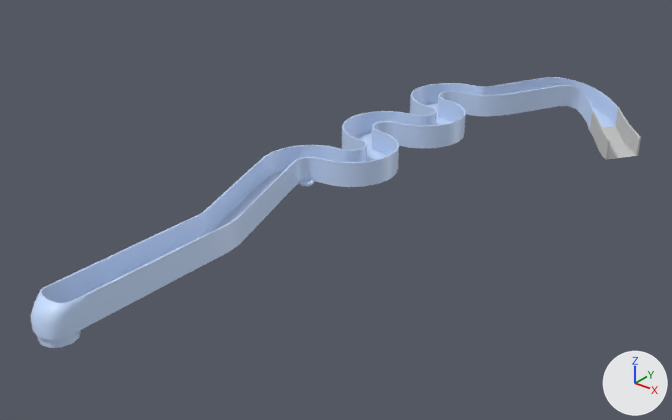
Renders of the FBX model Kalevala Pinball/Assets/Models/Tuonela River Ramp.FBX from each side of a commit.
Rendered twice from a camera (50 mm lens) standing at (0.327, -0.645, 0.421) and looking at (-0.186, -0.003, 0.023). The lights are fixed; the arrows at lower right show +X, +Y and +Z. Where no turn or scale is listed for an object, it has been applied to the vertices.

The scene before the commit, as lines of its bpy script (objects in view):
```python
me_mesh = bpy.data.meshes.new('Mesh')
me_mesh.from_pydata(...)  # 652 vertices, 555 faces; spans x -0.257..-0.072, y -0.338..0.408, z 0.017..0.071
me_mesh.materials.append(mat_clear_plastic)  # blue #c8ddff
me_mesh_001 = bpy.data.meshes.new('Mesh.001')
me_mesh_001.from_pydata(...)  # 40 vertices, 33 faces; spans x -0.0931..-0.0304, y 0.3365..0.4003, z -0.0002..0.0422
me_mesh_001.materials.append(mat_placeholder)  # light grey #cacaca
ob_ramp = bpy.data.objects.new('Ramp', me_mesh)
ob_ramp.location = (0.0, 0.0, 0.0)
ob_ramp_entrance = bpy.data.objects.new('Ramp Entrance', me_mesh_001)
ob_ramp_entrance.location = (0.0, 0.0, 0.0)
```
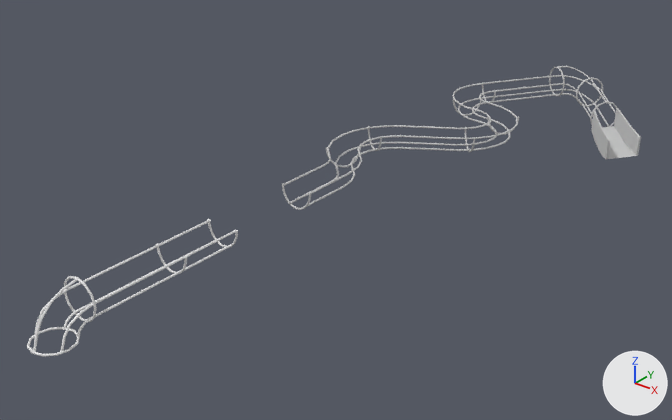
Commit message: Remodeled Tuonela river ramp.

The change in detail:
Mesh me_mesh_001_1 is new.
It has 2172 vertices, 2136 faces and spans x -0.123..0.052, y -0.451..0.031, z -0.03..0.036.
It uses material mat_placeholder (light grey #cacaca).
Mesh me_mesh_002 is new.
It has 600 vertices, 568 faces and spans x -0.088..-0.05, y -0.741..-0.545, z -0.008..0.035.
Object 'Ramp' (ob_ramp) is deleted.
Object 'Upper Ramp' (ob_upper_ramp) is new; it shows me_mesh_001_1.
Its location is (-0.1241, 0.3962, 0.0437).
Object 'Lower Ramp' (ob_lower_ramp) is new; it shows me_mesh_002.
Its location is (-0.1241, 0.3962, 0.0437).

Pixel boxes (x1, y1, x2, y2) of what changed, in the pictures (672 x 420 px):
'Ramp', deleted
    before: (30, 77, 619, 348)
'Upper Ramp', added
    after: (282, 66, 617, 210)
'Lower Ramp', added
    after: (27, 219, 238, 357)
